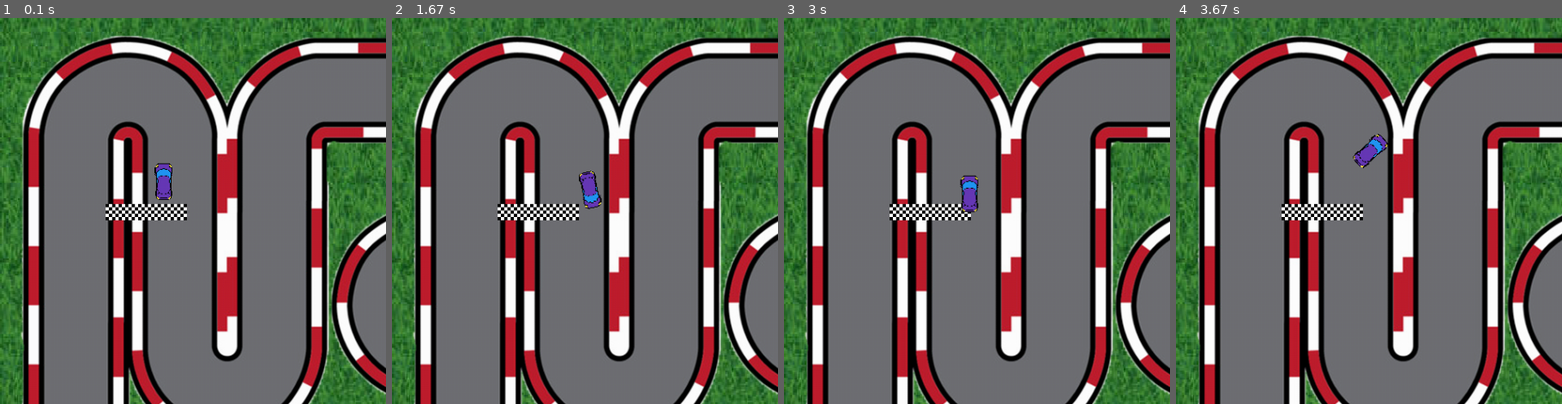
Above: before the commit, frames 1-4 (left to right).
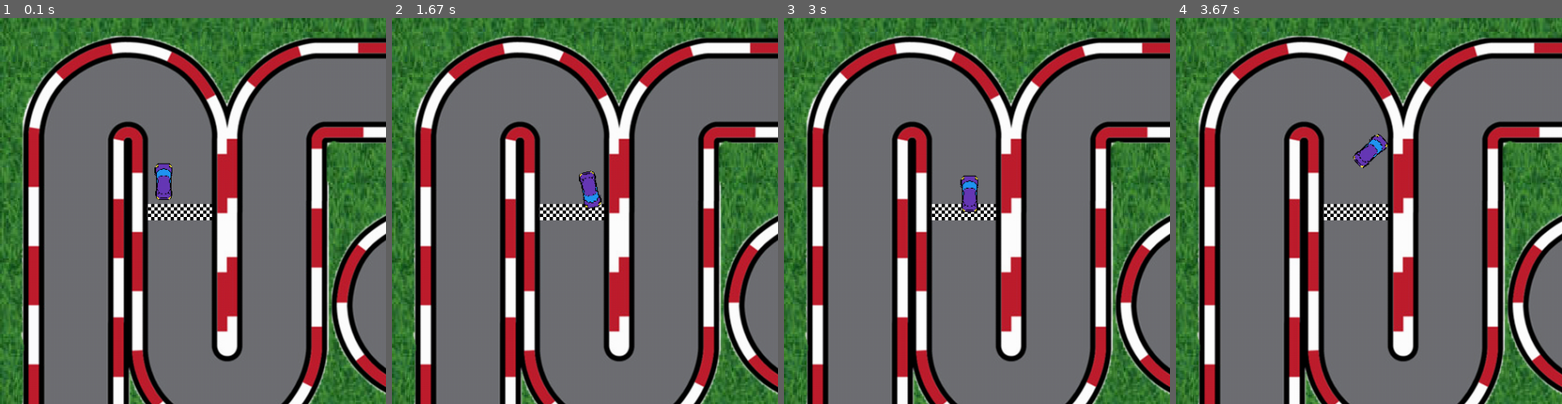
Above: after the commit, the same moments.

Repository: AmirmasoudCS/Pygame-Course
Game: pygame game, started from project_04/main.py
Two runs of this game, one before a commit and one after it. Both use one fixed random seed, a clock stepped at 60 frames per second and the inputs below.
Inputs:
- Up to frame 1 (0.1 s): no input
- Up to frame 2 (1.67 s): hold D 0.33-0.8 s; hold W 0.83-1.13 s; hold D 1.17-1.63 s
- Up to frame 3 (3 s): hold A 1.67-2.2 s; hold S 2.23-2.53 s; hold A 2.57-2.97 s
- Up to frame 4 (3.67 s): hold W 3-3.37 s; hold D from 3.4 s (still down)
The pictures show only the part of the screen within x 0-50%, y 2-52%; the shares and areas given below are measured in that part.

The runs differ from the first frame. In frame 1, 0.6% of the frame differs, in the area x 27-56%, y 48-53%; in frame 2, 0.6%; in frame 3, 0.6%; in frame 4, 0.6%.

Commit message:
Fixing the postions and the layer of the finish line

Diff:
--- a/project_04/main.py
+++ b/project_04/main.py
@@ -6,7 +6,7 @@
 TRACK = pygame.image.load("./project_04/assets/imgs/track.png")
 BORDER = pygame.image.load("./project_04/assets/imgs/track-border.png")
 FINISH = pygame.image.load("./project_04/assets/imgs/finish.png")
-FINISH_POSITION = (130, 250)
+FINISH_POSITION = (170, 250)
 RED_CAR = pygame.image.load("./project_04/assets/imgs/red-car.png")
 PURPLE_CAR = pygame.image.load("./project_04/assets/imgs/purple-car.png")
 
@@ -37,7 +37,7 @@
 
 FPS = 60
 
-images = [(GRASS,GRASS_RECT), (TRACK, TRACK_RECT), (BORDER, BORDER_RECT), (FINISH, FINISH_POSITION)]
+images = [(GRASS,GRASS_RECT), (TRACK, TRACK_RECT), (FINISH, FINISH_POSITION), (BORDER, BORDER_RECT)]
 
 class AbstractCar:
 
